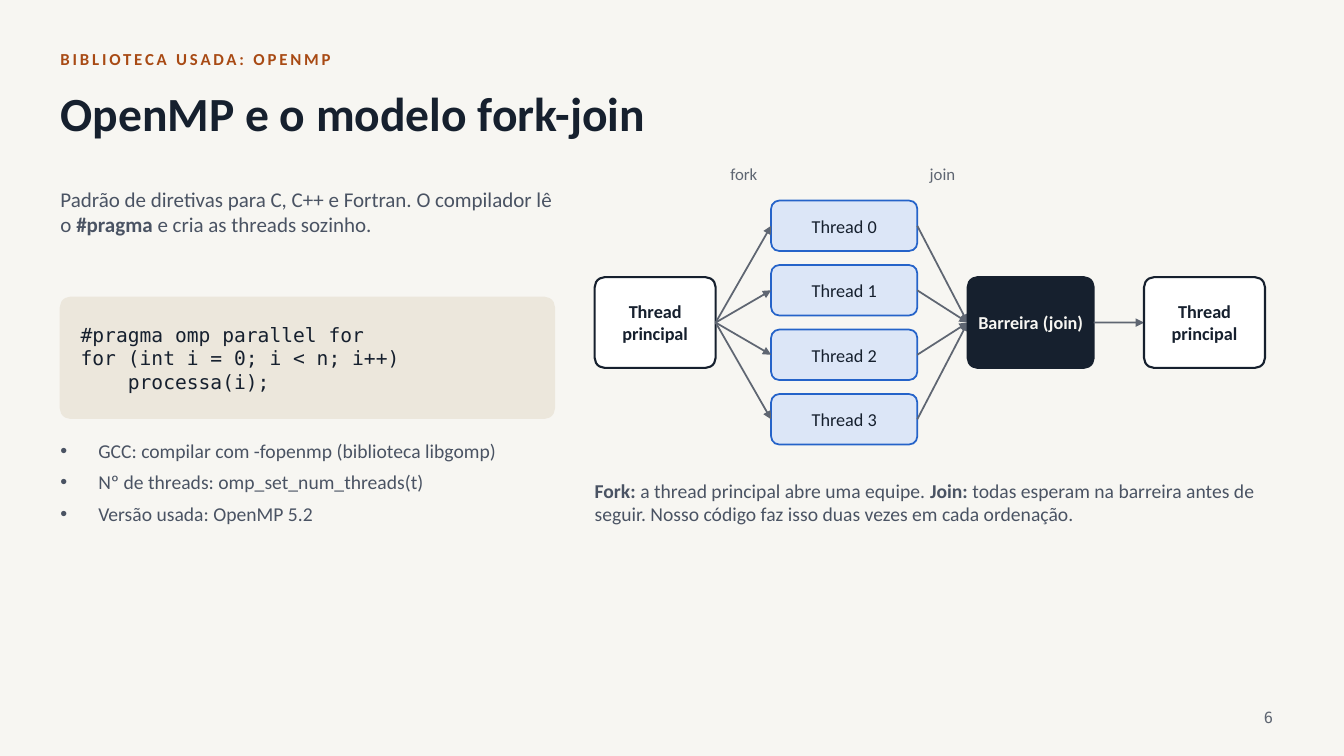
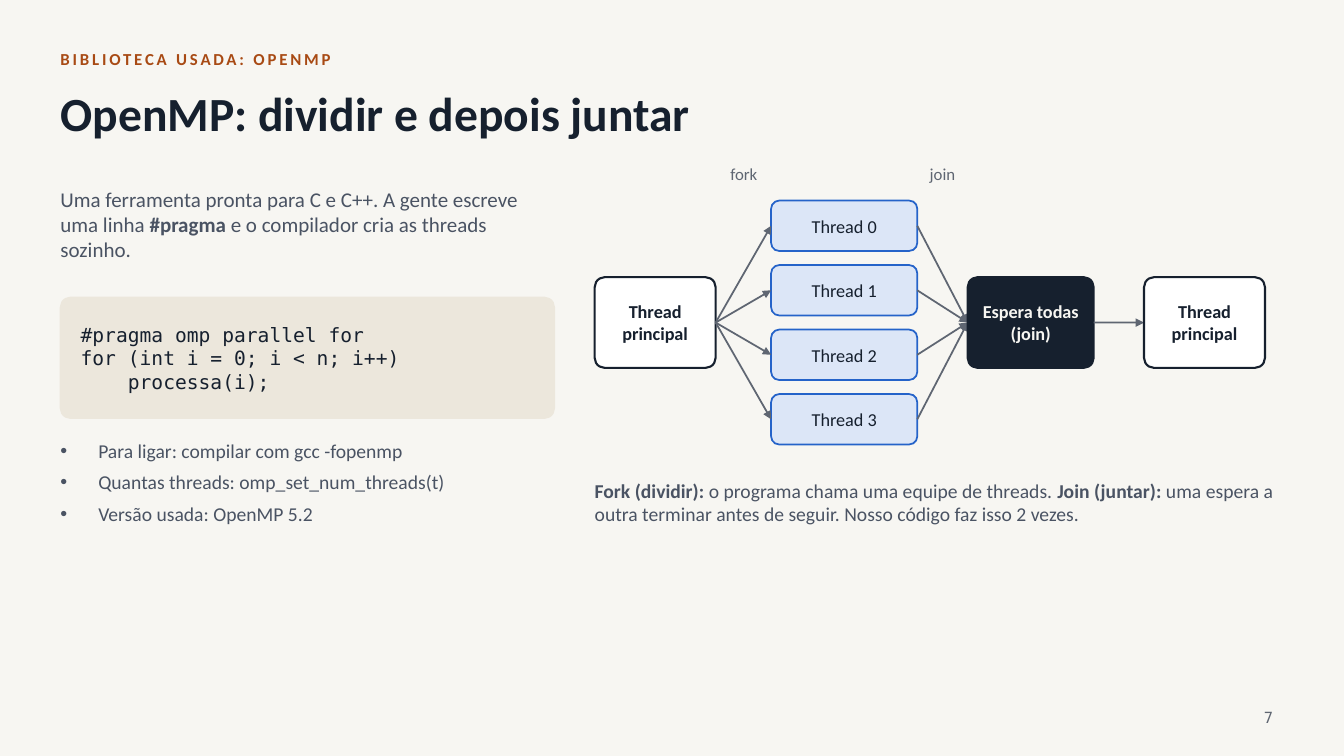
Before and after one commit to Dev2MundialMix/m3_1_bucket_sort, a slide deck: slide 7 of apresentacao/bucket_sort_openmp.pptx (slide 6 before the commit). Drawn at 1344x756 pixels with LibreOffice and Linux fonts; fonts in the diff are those of the drawing. Boxes give left, top, right and bottom in pixels: in the first picture for what was removed or moved away, otherwise in the second. Text is boxed around its words. In the diff, an @@ line names an element or a change of style, - is before the commit and + after.

```diff
--- a/apresentacao/bucket_sort_openmp.pptx
+++ b/apresentacao/bucket_sort_openmp.pptx
@@ title at [60,97,690,139]: text changed @@
-OpenMP e o modelo fork-join
+OpenMP: dividir e depois juntar
@@ text at [60,192,518,257]: text changed @@
-Padrão de diretivas para C, C++ e Fortran. O compilador lê o #pragma e cria as threads sozinho.
+Uma ferramenta pronta para C e C++. A gente escreve uma linha #pragma e o compilador cria as threads sozinho.
@@ text at [983,305,1079,343]: text changed @@
-Barreira (join)
+Espera todas (join)
@@ text at [98,444,444,492]: text changed @@
-• GCC: compilar com -fopenmp (biblioteca libgomp)
-• Nº de threads: omp_set_num_threads(t)
+• Para ligar: compilar com gcc -fopenmp
+• Quantas threads: omp_set_num_threads(t)
@@ text at [595,483,1273,525]: text changed @@
-Fork: a thread principal abre uma equipe. Join: todas esperam na barreira antes de seguir. Nosso código faz isso duas vezes em cada ordenação.
+Fork (dividir): o programa chama uma equipe de threads. Join (juntar): uma espera a outra terminar antes de seguir. Nosso código faz isso 2 vezes.
@@ page number at [1264,712,1273,723]: text changed @@
-6
+7
```
Also in this commit, not shown: 16 other slides changed, 3 slides added, 1 other file.
